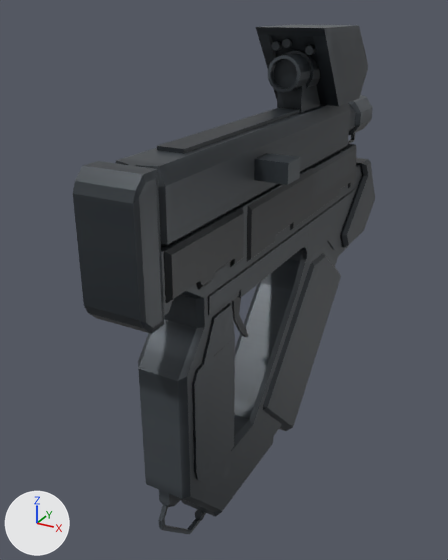
Renders of the Blender file tools/cq_assets/tier_authoring/smg_t2.blend from each side of a commit.
One viewpoint serves both versions: a 50 mm lens placed at (0.342, -0.519, 0.423), pointed at (-0.057, 0.206, 0.06). The axes (+X, +Y, +Z) are drawn at lower left. The lights are the same throughout. The older version comes first.

The first picture shows 'ChargingHandle', 'smg_t2'.
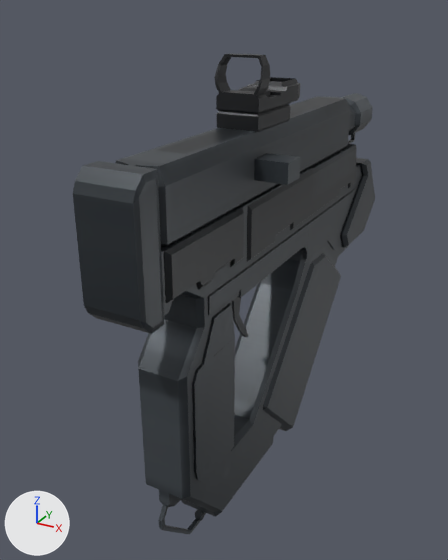
The newer file is also rescaled (x0.7) as a whole; pictures and numbers use the older file's frame.

Patch to the scene script:
```diff
--- a/tools/cq_assets/tier_authoring/smg_t2.blend.py
+++ b/tools/cq_assets/tier_authoring/smg_t2.blend.py
@@ me_localizedopenwell_003 @@
 # used by ob_smg_t2; location = (0.0, 0.0, 0.0)
-me_localizedopenwell_003.from_pydata(...)  # 3735 vertices, 911 faces; spans x -0.048..0.048, y -0.114..0.633, z -0.22..0.399
+me_localizedopenwell_003.from_pydata(...)  # 1904 vertices, 964 faces; spans x -0.042..0.042, y -0.114..0.633, z -0.22..0.374
+# me_localizedopenwell_003 part 1: 487 vertices removed from x -0.042..0.042, y -0.098..0.633, z -0.22..0.292; 1109 vertices added at x -0.033..0.031, y 0.135..0.265, z 0.29..0.374
+# other edits to the shape of me_localizedopenwell_003 do not show in these pictures
 me_localizedopenwell_003.materials.append(mat_smg_t2_finish)
```

Pixel boxes (x1, y1, x2, y2) of what changed, in the pictures (448 x 560 px):
'smg_t2', reshaped: before (73, 25, 375, 534); after (73, 53, 375, 534)
part 1 of me_localizedopenwell_003, built on: before (116, 101, 375, 534); after (214, 53, 300, 133)
